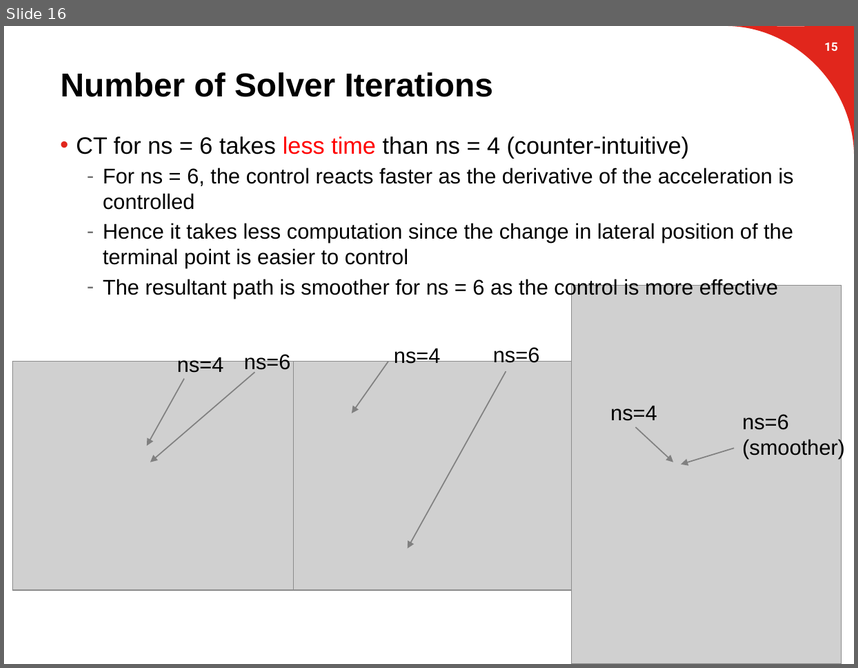
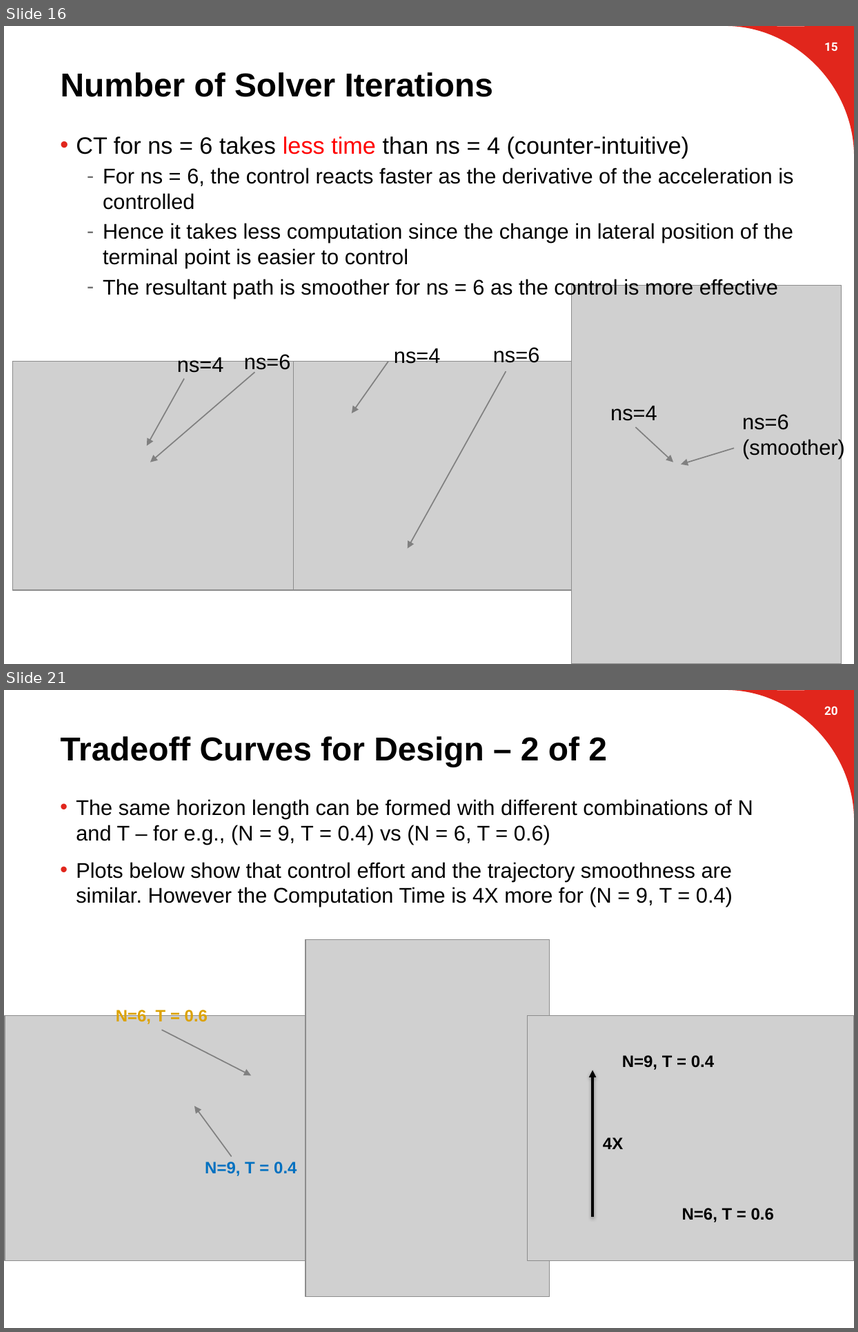
Before and after one commit to suvoganguli/GIG-MPC-Laplacian, a slide deck: 2D Results (03-19-2018).pptx. Shown one above the other, each under a label of ours: slide 16 before the commit, slides 16 and 21 after it; the slides between them are not shown. The pictures are 858x668 and 858x1332 pixels, drawn with LibreOffice and Linux fonts; fonts in the diff are those of the drawing; grey boxes stand for pictures; background and template pictures are left out. Boxes give left, top, right and bottom in pixels: in the first picture for what was removed or moved away, otherwise in the second. Text is boxed around its words. In the diff, an @@ line names an element or a change of style, - is before the commit and + after.

Commit message:
updated ppt with design tradeoff plots for variation in (N,T)

```diff
--- a/2D Results (03-19-2018).pptx
+++ b/2D Results (03-19-2018).pptx
@@ slide 21 added at (x1=4, y1=690, x2=854, y2=1328), background #FFFFFF; not listed: 1 template element that a slide beside it also shows @@
@@ page number added at (x1=824, y1=706, x2=838, y2=715), 10 pt, text #FFFFFF, bold @@
+20
@@ title added at (x1=61, y1=736, x2=607, y2=767), 28 pt, text #000000, bold @@
+Tradeoff Curves for Design – 2 of 2
@@ text added at (x1=76, y1=799, x2=753, y2=907), 18 pt, text #000000 @@
+• The same horizon length can be formed with different combinations of N and T – for e.g., (N = 9, T = 0.4) vs (N = 6, T = 0.6)
+• Plots below show that control effort and the trajectory smoothness are similar. However the Computation Time is 4X more for (N = 9, T = 0.4)
@@ picture added at (x1=306, y1=939, x2=550, y2=1296) @@
@@ picture added at (x1=5, y1=1016, x2=331, y2=1261) @@
@@ text added at (x1=116, y1=1008, x2=208, y2=1024), 14 pt, text #DCA200, bold @@
+N=6, T = 0.6
@@ picture added at (x1=528, y1=1016, x2=854, y2=1261) @@
@@ arrow added from (162, 1029) to (252, 1075), #808080 1 pt @@
@@ text added at (x1=622, y1=1055, x2=714, y2=1069), 14 pt, text #000000, bold @@
+N=9, T = 0.4
@@ arrow added from (593, 1216) to (593, 1070), #000000 2 pt @@
@@ arrow added from (232, 1156) to (194, 1105), #808080 1 pt @@
@@ text added at (x1=603, y1=1137, x2=623, y2=1149), 14 pt, text #000000, bold @@
+4X
@@ text added at (x1=205, y1=1161, x2=297, y2=1176), 14 pt, text #0070C0, bold @@
+N=9, T = 0.4
@@ text added at (x1=682, y1=1208, x2=774, y2=1222), 14 pt, text #000000, bold @@
+N=6, T = 0.6
```
Also in this commit, not shown: 7 slides changed, 3 other slides added, 2 slides removed.
